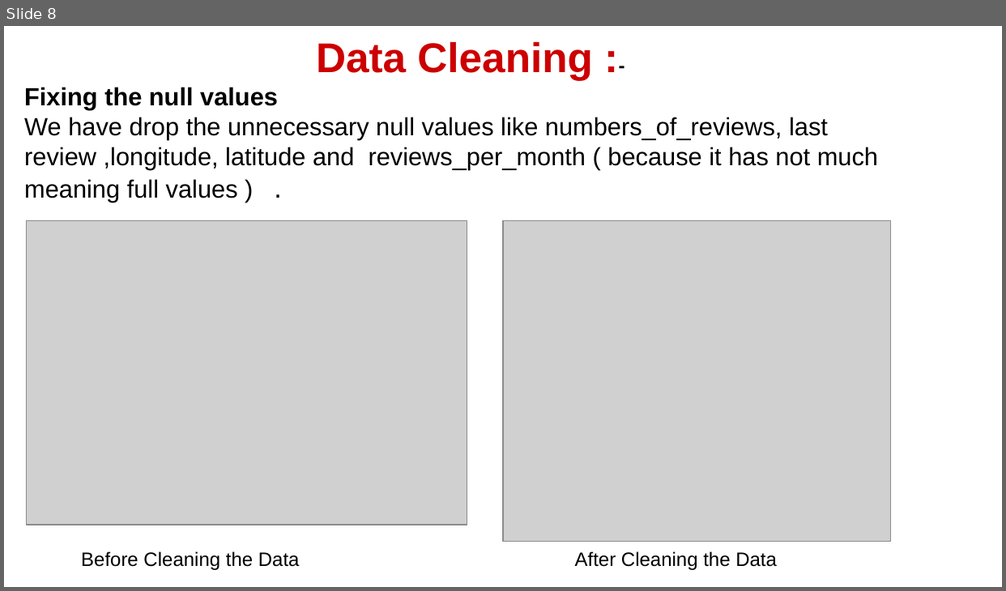
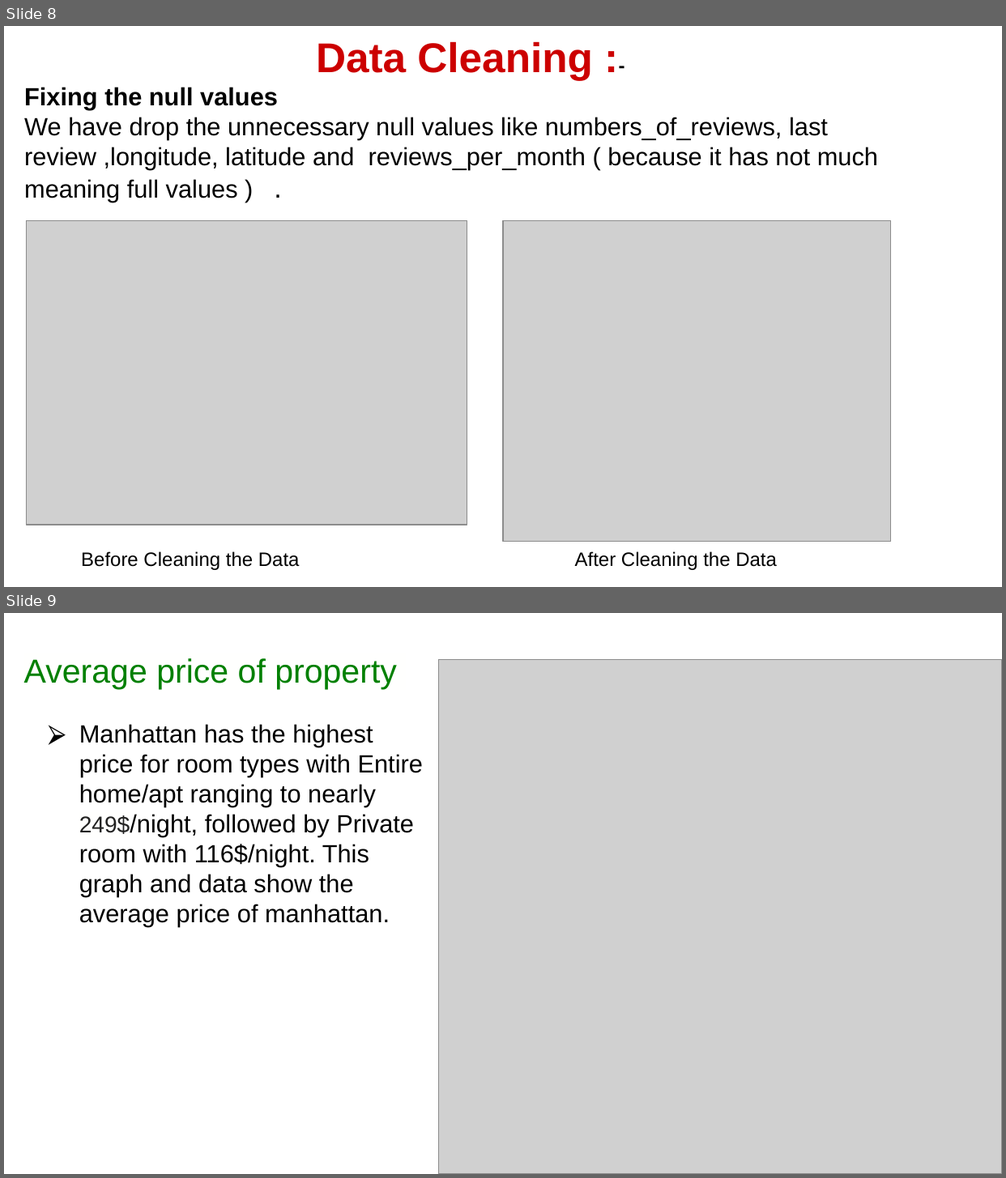
Before and after one commit to Bhoomikadayal/Cohort-Chario-EDA-Capstone-Project, a slide deck: Presentation - Airbnb Bookings Analysis.pptx. Shown one above the other, each under a label of ours: slide 8 before the commit, slides 8 and 9 after it. The pictures are 1006x591 and 1006x1178 pixels, drawn with LibreOffice and Linux fonts; fonts in the diff are those of the drawing; grey boxes stand for pictures; background and template pictures are left out. Boxes give left, top, right and bottom in pixels: in the first picture for what was removed or moved away, otherwise in the second. Text is boxed around its words. In the diff, an @@ line names an element or a change of style, - is before the commit and + after.

```diff
--- a/Presentation - Airbnb Bookings Analysis.pptx
+++ b/Presentation - Airbnb Bookings Analysis.pptx
@@ slide 9 added at [4,613,1002,1174], background #FFFFFF @@
@@ title added at [24,658,397,689], 24 pt, text #008000 @@
+Average price of property
@@ picture added at [438,660,1002,1174] @@
@@ subtitle added at [79,724,423,927], 18 pt, text #000000 @@
+⮚ Manhattan has the highest price for room types with Entire home/apt ranging to nearly 249$/night, followed by Private room with 116$/night. This graph and data show the average price of manhattan.
```
Also in this commit, not shown: 2 slides changed, 2 other slides added, 2 slides removed, 2 other files.
